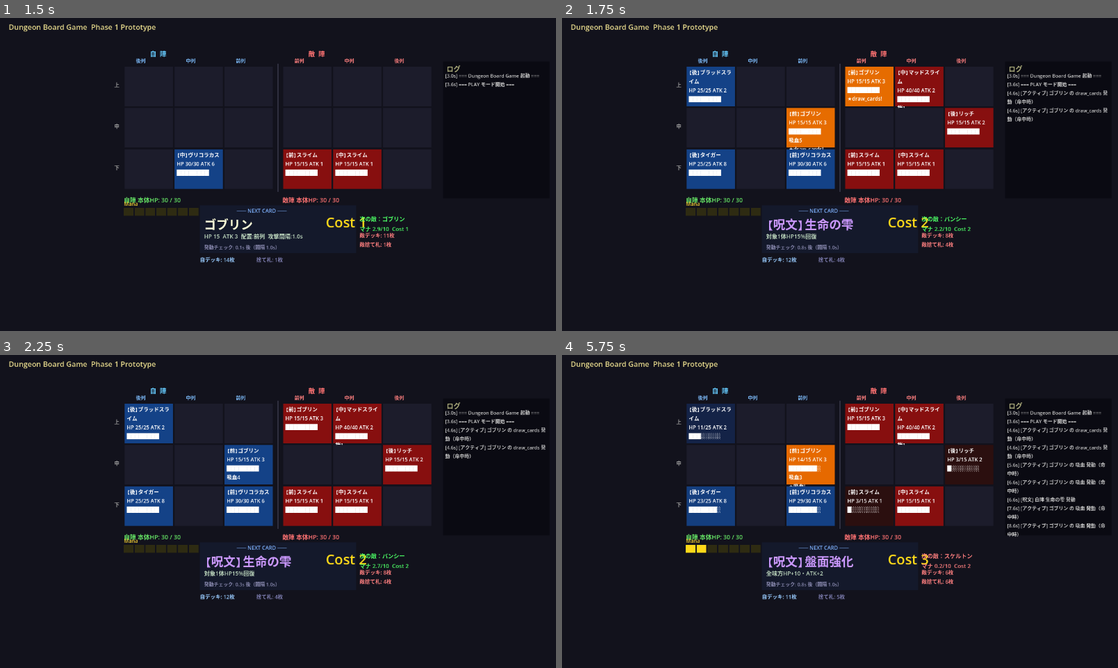
Above: before the commit, frames 1-4 (two rows, left to right).
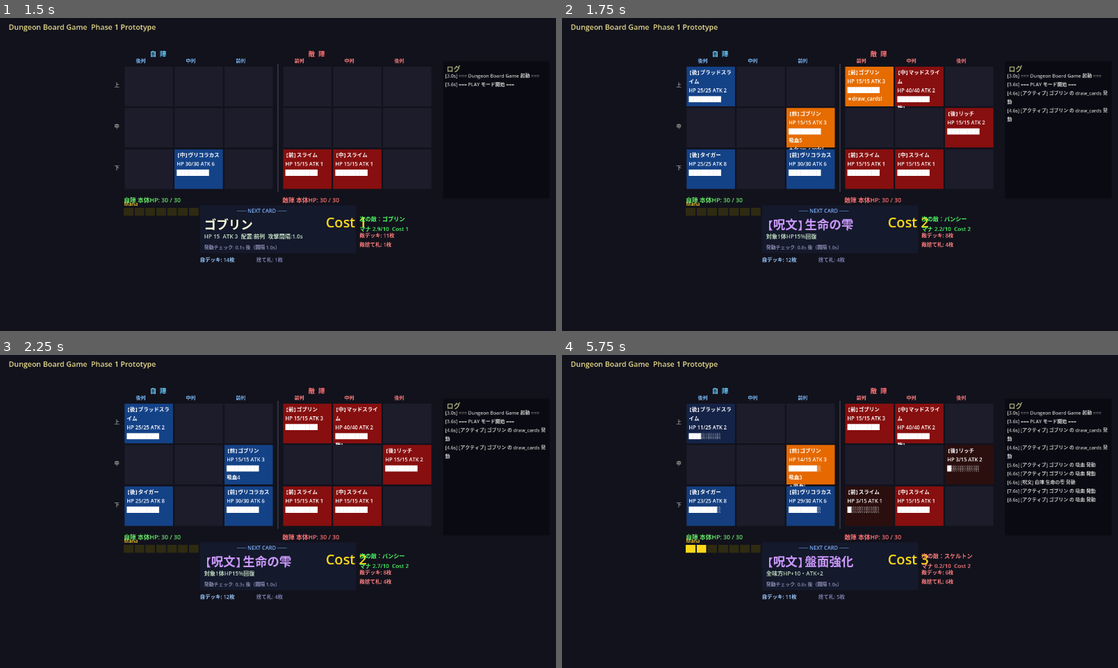
Above: after the commit, the same moments.

Repository: kazumak334-create/dungeon-board-game
Game: Godot game, scene res://scenes/Main.tscn
The game is run twice, just before and just after one commit, with the same random seed, the same clock (stepped at 60 frames per second) and the same inputs.
Inputs (mouse positions are in pixels of both pictures, inside the frame that each line leads up to):
- Up to frame 1 (1.5 s): click "PLAY" at 0.5 s; tap Enter at 1.25 s; move the mouse to (400, 158) at 1.27 s; click (400, 158) at 1.42 s
- Up to frame 2 (1.75 s): no input
- Up to frame 3 (2.25 s): drag from (166, 527) to (250, 574) at 2.02 s
- Up to frame 4 (5.75 s): move the mouse to (895, 442) at 2.77 s; click (895, 442) at 2.92 s; tap Space at 3.5 s; drag from (812, 574) to (673, 464) at 3.52 s; move the mouse to (1006, 558) at 4.27 s; click (1006, 558) at 4.42 s; drag from (673, 464) to (756, 433) at 5.02 s

Frame 1 is identical in both runs. In frame 2, less than 0.1% of the frame differs, in the area x 81-85%, y 26-34%; in frame 3, less than 0.1%; in frame 4, 1.0%, in the area x 80-98%, y 26-58%.

Commit message:
fix: アクティブスキル発動時にセルを再描画（ATK累積等の即時反映）
_on_active_skill_usedで_cell_dirtyをtrueに設定。
グールのATK累積（撃破時+2）がセル上のATK表示に即反映されるように。

Co-Authored-By: Claude Opus 4.6 (1M context) <noreply@anthropic.com>

Diff:
--- a/scripts/Main.gd
+++ b/scripts/Main.gd
@@ -817,9 +817,10 @@
 func _on_active_skill_used(side: int, row: int, col: int, skill_name: String) -> void:
 	var unit = board_manager.get_unit(side, row, col)
 	var name: String = unit.unit_name if unit != null else "?"
-	_add_log("[アクティブ] %s の %s 発動（命中時）" % [name, skill_name])
+	_add_log("[アクティブ] %s の %s 発動" % [name, skill_name])
 	skill_flash_timers[side][row][col] = 0.6
 	skill_flash_names[side][row][col]  = skill_name
+	_cell_dirty[side][row][col] = true  # ATK累積等の永続変化を即反映
 	_cell_dirty[side][row][col] = true
 
 func _log_support_effects() -> void:
